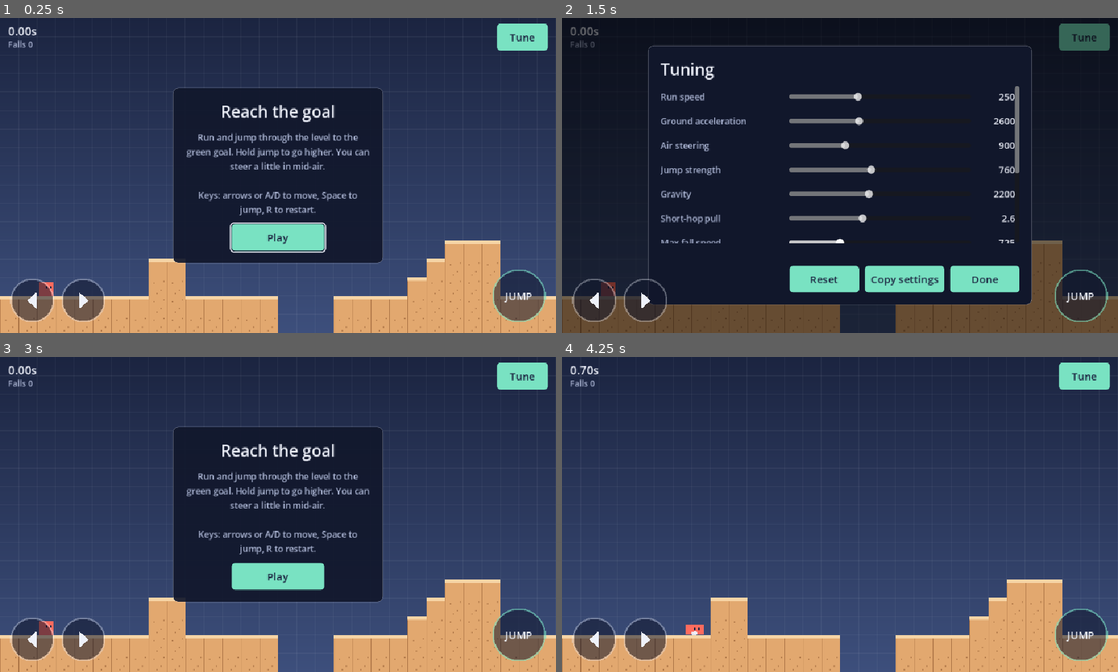
Above: before the commit, frames 1-4 (two rows, left to right).
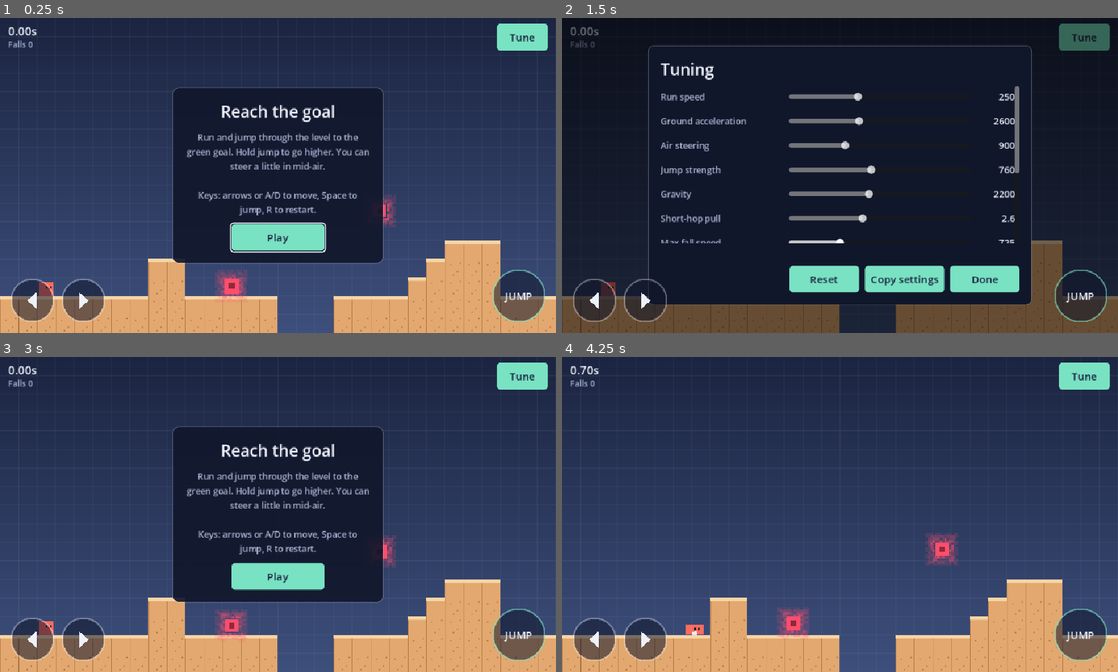
Above: after the commit, the same moments.

Repository: Wut-Lab/Gdtest
Game: Godot game, scene res://scenes/main.tscn
The game is run twice, just before and just after one commit, with the same random seed, the same clock (stepped at 60 frames per second) and the same inputs.
Inputs (mouse positions are in pixels of both pictures, inside the frame that each line leads up to):
- Up to frame 1 (0.25 s): no input
- Up to frame 2 (1.5 s): click "Tune" at 0.5 s; click "Play" at 1.25 s
- Up to frame 3 (3 s): click "Play" at 2 s; click "Done" at 2.75 s
- Up to frame 4 (4.25 s): move the mouse to (962, 498) at 3.52 s; hold Right (move_right) from 3.53 s (still down); hold Space (jump) from 3.53 s (still down); click (962, 498) at 3.67 s

The runs differ from the first frame. In frame 1, 2.8% of the frame differs, in the area x 1-99%, y 22-100%; in frame 2, 1.0%; in frame 3, 2.8%; in frame 4, 1.5%.

Commit message:
Fill the screen on any device; add red, yellow and blue teleporters
- Stretch aspect expand: no black bars. Upright phones switch to a 544x960 base
  and zoom the camera so the level stays a playable size. Touch buttons follow
  the screen corners; the camera has no top limit so the ground stays at the
  bottom on tall screens.
- Teleporter pads (1/2/3 in level text): goal-style core with a pixelated,
  shimmering glow. Each color links its pair, keeps the player's velocity, and
  the arrival pad stays off until the player steps away. A lone pad is dormant.
- Level 1 uses all three: red skips the first pit, yellow lifts you to the
  second floating platform, blue drops you onto the goal. Arrival pads float
  off the main route so walking past never sends you back.
- Level editor: warp tiles and warnings for unpaired or extra pads.
- Clear ledge-grace time on teleport; bot logs teleports.

Co-Authored-By: Claude Opus 5.5 <noreply@anthropic.com>
Claude-Session: https://claude.ai/code/session_013BExeN3Av7UrPxUm7ac5Ht

Diff:
--- a/levels/level_01.tscn
+++ b/levels/level_01.tscn
@@ -1,20 +1,22 @@
 [gd_scene format=3]
 
-[ext_resource type="Script" path="res://scripts/level.gd" id="1_gg43x"]
-[ext_resource type="TileSet" path="res://art/tileset.tres" id="2_mllcm"]
-[ext_resource type="PackedScene" path="res://scenes/goal.tscn" id="3_q7ibo"]
-[ext_resource type="Script" path="res://scripts/goal.gd" id="4_cg8v6"]
+[ext_resource type="Script" path="res://scripts/level.gd" id="1_mllcm"]
+[ext_resource type="PackedScene" path="res://scenes/teleporter.tscn" id="2_q7ibo"]
+[ext_resource type="TileSet" path="res://art/tileset.tres" id="3_cg8v6"]
+[ext_resource type="PackedScene" path="res://scenes/goal.tscn" id="4_j0sdw"]
+[ext_resource type="Script" path="res://scripts/goal.gd" id="5_jy02f"]
 
-[node name="Level01" type="Node2D" unique_id=1461155761]
-script = ExtResource("1_gg43x")
+[node name="Level01" type="Node2D" unique_id=2133621595]
+script = ExtResource("1_mllcm")
 map_file = "res://levels/level_01.txt"
+teleporter_scene = ExtResource("2_q7ibo")
 
-[node name="Ground" type="TileMapLayer" parent="." unique_id=954399872]
-tile_set = ExtResource("2_mllcm")
+[node name="Ground" type="TileMapLayer" parent="." unique_id=1555989535]
+tile_set = ExtResource("3_cg8v6")
 
-[node name="Start" type="Marker2D" parent="." unique_id=2036915285]
+[node name="Start" type="Marker2D" parent="." unique_id=1882462106]
 position = Vector2(80, 468)
 
-[node name="Goal" type="Area2D" parent="." unique_id=194346379 instance=ExtResource("3_q7ibo")]
+[node name="Goal" type="Area2D" parent="." unique_id=425612406 instance=ExtResource("4_j0sdw")]
 position = Vector2(2832, 334)
-script = ExtResource("4_cg8v6")
+script = ExtResource("5_jy02f")
--- a/project.godot
+++ b/project.godot
@@ -21,6 +21,7 @@
 window/size/viewport_width=960
 window/size/viewport_height=544
 window/stretch/mode="canvas_items"
+window/stretch/aspect="expand"
 window/handheld/orientation=4
 
 [input]
--- a/scenes/goal.tscn
+++ b/scenes/goal.tscn
@@ -5,8 +5,8 @@
 [sub_resource type="RectangleShape2D" id="RectangleShape2D_sx1j4"]
 size = Vector2(24, 24)
 
-[node name="Goal" type="Area2D" unique_id=194346379]
+[node name="Goal" type="Area2D" unique_id=425612406]
 script = ExtResource("1_jbojv")
 
-[node name="CollisionShape2D" type="CollisionShape2D" parent="." unique_id=1086512237]
+[node name="CollisionShape2D" type="CollisionShape2D" parent="." unique_id=374717500]
 shape = SubResource("RectangleShape2D_sx1j4")
--- a/scenes/hud.tscn
+++ b/scenes/hud.tscn
@@ -4,11 +4,11 @@
 [ext_resource type="Theme" path="res://art/ui_theme.tres" id="2_6fi6k"]
 [ext_resource type="Script" path="res://scripts/tuning_panel.gd" id="3_uo2fv"]
 
-[node name="HUD" type="CanvasLayer" unique_id=1545665246]
+[node name="HUD" type="CanvasLayer" unique_id=1189703492]
 process_mode = 3
 script = ExtResource("1_5ysmq")
 
-[node name="Root" type="Control" parent="." unique_id=460016863]
+[node name="Root" type="Control" parent="." unique_id=1531751814]
 layout_mode = 3
 anchors_preset = 15
 anchor_right = 1.0
@@ -16,7 +16,7 @@
 mouse_filter = 2
 theme = ExtResource("2_6fi6k")
 
-[node name="TimeLabel" type="Label" parent="Root" unique_id=482770451]
+[node name="TimeLabel" type="Label" parent="Root" unique_id=1674592352]
 unique_name_in_owner = true
 layout_mode = 0
 offset_left = 14.0
@@ -26,7 +26,7 @@
 theme_type_variation = &"StatLabel"
 text = "0.00s"
 
-[node name="FallsLabel" type="Label" parent="Root" unique_id=604352248]
+[node name="FallsLabel" type="Label" parent="Root" unique_id=1311657728]
 unique_name_in_owner = true
 layout_mode = 0
 offset_left = 14.0
@@ -36,26 +36,26 @@
 theme_type_variation = &"SmallLabel"
 text = "Falls 0"
 
-[node name="StartMenu" type="CenterContainer" parent="Root" unique_id=938277823]
+[node name="StartMenu" type="CenterContainer" parent="Root" unique_id=2141828800]
 unique_name_in_owner = true
 layout_mode = 0
 anchor_right = 1.0
 anchor_bottom = 1.0
 
-[node name="Panel" type="PanelContainer" parent="Root/StartMenu" unique_id=679902890]
+[node name="Panel" type="PanelContainer" parent="Root/StartMenu" unique_id=72017611]
 layout_mode = 2
 
-[node name="Box" type="VBoxContainer" parent="Root/StartMenu/Panel" unique_id=1344439376]
+[node name="Box" type="VBoxContainer" parent="Root/StartMenu/Panel" unique_id=84787759]
 layout_mode = 2
 theme_override_constants/separation = 14
 
-[node name="Title" type="Label" parent="Root/StartMenu/Panel/Box" unique_id=1339875692]
+[node name="Title" type="Label" parent="Root/StartMenu/Panel/Box" unique_id=1979405887]
 layout_mode = 2
 theme_type_variation = &"TitleLabel"
 text = "Reach the goal"
 horizontal_alignment = 1
 
-[node name="StartBody" type="Label" parent="Root/StartMenu/Panel/Box" unique_id=484684319]
+[node name="StartBody" type="Label" parent="Root/StartMenu/Panel/Box" unique_id=1318839684]
 unique_name_in_owner = true
 custom_minimum_size = Vector2(320, 0)
 layout_mode = 2
@@ -66,34 +66,34 @@
 horizontal_alignment = 1
 autowrap_mode = 3
 
-[node name="PlayButton" type="Button" parent="Root/StartMenu/Panel/Box" unique_id=206118991]
+[node name="PlayButton" type="Button" parent="Root/StartMenu/Panel/Box" unique_id=1357118927]
 unique_name_in_owner = true
 custom_minimum_size = Vector2(160, 44)
 layout_mode = 2
 size_flags_horizontal = 4
 text = "Play"
 
-[node name="WinMenu" type="CenterContainer" parent="Root" unique_id=2070114149]
+[node name="WinMenu" type="CenterContainer" parent="Root" unique_id=533613211]
 unique_name_in_owner = true
 visible = false
 layout_mode = 0
 anchor_right = 1.0
 anchor_bottom = 1.0
 
-[node name="Panel" type="PanelContainer" parent="Root/WinMenu" unique_id=886865295]
+[node name="Panel" type="PanelContainer" parent="Root/WinMenu" unique_id=1442260809]
 layout_mode = 2
 
-[node name="Box" type="VBoxContainer" parent="Root/WinMenu/Panel" unique_id=479683798]
+[node name="Box" type="VBoxContainer" parent="Root/WinMenu/Panel" unique_id=2086490521]
 layout_mode = 2
 theme_override_constants/separation = 14
 
-[node name="Title" type="Label" parent="Root/WinMenu/Panel/Box" unique_id=248526729]
+[node name="Title" type="Label" parent="Root/WinMenu/Panel/Box" unique_id=895581892]
 layout_mode = 2
 theme_type_variation = &"TitleLabel"
 text = "Goal reached"
 horizontal_alignment = 1
 
-[node name="ResultLabel" type="Label" parent="Root/WinMenu/Panel/Box" unique_id=828743970]
+[node name="ResultLabel" type="Label" parent="Root/WinMenu/Panel/Box" unique_id=2094290071]
 unique_name_in_owner = true
 custom_minimum_size = Vector2(320, 0)
 layout_mode = 2
@@ -102,14 +102,14 @@
 horizontal_alignment = 1
 autowrap_mode = 3
 
-[node name="AgainButton" type="Button" parent="Root/WinMenu/Panel/Box" unique_id=52083902]
+[node name="AgainButton" type="Button" parent="Root/WinMenu/Panel/Box" unique_id=577378178]
 unique_name_in_owner = true
 custom_minimum_size = Vector2(160, 44)
 layout_mode = 2
 size_flags_horizontal = 4
 text = "Play again"
 
-[node name="TuneButton" type="Button" parent="Root" unique_id=707438306]
+[node name="TuneButton" type="Button" parent="Root" unique_id=1223464221]
 unique_name_in_owner = true
 layout_mode = 0
 anchor_left = 1.0
@@ -121,7 +121,7 @@
 focus_mode = 0
 text = "Tune"
 
-[node name="TuningPanel" type="Control" parent="Root" unique_id=293248030]
+[node name="TuningPanel" type="Control" parent="Root" unique_id=1805080857]
 unique_name_in_owner = true
 anchors_preset = 0
 anchor_right = 1.0
--- a/scenes/main.tscn
+++ b/scenes/main.tscn
@@ -17,27 +17,27 @@
 height = 256
 fill_to = Vector2(0, 1)
 
-[node name="Main" type="Node" unique_id=1917044332]
+[node name="Main" type="Node" unique_id=513229366]
 script = ExtResource("1_o6xl0")
 level_scene = ExtResource("2_tipki")
 player_scene = ExtResource("3_85g3d")
 
-[node name="Background" type="CanvasLayer" parent="." unique_id=1613578386]
+[node name="Background" type="CanvasLayer" parent="." unique_id=295537445]
 layer = -1
 
-[node name="Sky" type="TextureRect" parent="Background" unique_id=1255815828]
+[node name="Sky" type="TextureRect" parent="Background" unique_id=1005665200]
 anchors_preset = 15
 anchor_right = 1.0
 anchor_bottom = 1.0
 texture = SubResource("GradientTexture2D_jkv2x")
 expand_mode = 1
 
-[node name="World" type="Node2D" parent="." unique_id=1180393093]
+[node name="World" type="Node2D" parent="." unique_id=1282220434]
 
-[node name="HUD" type="CanvasLayer" parent="." unique_id=1545665246 instance=ExtResource("4_choun")]
+[node name="HUD" type="CanvasLayer" parent="." unique_id=1189703492 instance=ExtResource("4_choun")]
 process_mode = 3
 script = ExtResource("5_ya4ey")
 
-[node name="TouchControls" type="CanvasLayer" parent="." unique_id=2062059144 instance=ExtResource("6_eb6dy")]
+[node name="TouchControls" type="CanvasLayer" parent="." unique_id=268614523 instance=ExtResource("6_eb6dy")]
 layer = 2
 script = ExtResource("7_trceg")
--- a/scenes/player.tscn
+++ b/scenes/player.tscn
@@ -8,18 +8,18 @@
 [sub_resource type="Gradient" id="Gradient_qhqgy"]
 colors = PackedColorArray(0.93333334, 0.94509804, 0.98039216, 0.9, 0.93333334, 0.94509804, 0.98039216, 0)
 
-[node name="Player" type="CharacterBody2D" unique_id=375092903]
+[node name="Player" type="CharacterBody2D" unique_id=1564714648]
 floor_snap_length = 4.0
 script = ExtResource("1_3vyb7")
 
-[node name="CollisionShape2D" type="CollisionShape2D" parent="." unique_id=907061958]
+[node name="CollisionShape2D" type="CollisionShape2D" parent="." unique_id=419329616]
 shape = SubResource("RectangleShape2D_g2els")
 
-[node name="Camera2D" type="Camera2D" parent="." unique_id=1757218816]
+[node name="Camera2D" type="Camera2D" parent="." unique_id=121314920]
 position_smoothing_enabled = true
 position_smoothing_speed = 8.0
 
-[node name="Dust" type="CPUParticles2D" parent="." unique_id=1464871790]
+[node name="Dust" type="CPUParticles2D" parent="." unique_id=878547768]
 position = Vector2(0, 12)
 emitting = false
 lifetime = 0.4
--- /dev/null
+++ b/scenes/teleporter.tscn
@@ -0,0 +1,12 @@
+[gd_scene format=3]
+
+[ext_resource type="Script" path="res://scripts/teleporter.gd" id="1_vurns"]
+
+[sub_resource type="RectangleShape2D" id="RectangleShape2D_pce0k"]
+size = Vector2(24, 24)
+
+[node name="Teleporter" type="Area2D" unique_id=1179825016]
+script = ExtResource("1_vurns")
+
+[node name="CollisionShape2D" type="CollisionShape2D" parent="." unique_id=906878290]
+shape = SubResource("RectangleShape2D_pce0k")
--- a/scenes/touch_controls.tscn
+++ b/scenes/touch_controls.tscn
@@ -15,13 +15,13 @@
 [sub_resource type="CircleShape2D" id="CircleShape2D_tve8x"]
 radius = 46.0
 
-[node name="TouchControls" type="CanvasLayer" unique_id=2062059144]
+[node name="TouchControls" type="CanvasLayer" unique_id=268614523]
 layer = 2
 script = ExtResource("1_c1tq5")
 
-[node name="Pad" type="Node2D" parent="." unique_id=2085735817]
+[node name="Pad" type="Node2D" parent="." unique_id=550650096]
 
-[node name="Left" type="TouchScreenButton" parent="Pad" unique_id=1362902179]
+[node name="Left" type="TouchScreenButton" parent="Pad" unique_id=321356249]
 position = Vector2(18, 450)
 texture_normal = ExtResource("2_pefoi")
 texture_pressed = ExtResource("3_mc04f")
@@ -29,11 +29,11 @@
 passby_press = true
 action = "move_left"
 
-[node name="Arrow" type="Polygon2D" parent="Pad/Left" unique_id=134597558]
+[node name="Arrow" type="Polygon2D" parent="Pad/Left" unique_id=1620543896]
 color = Color(0.93333334, 0.94509804, 0.98039216, 1)
 polygon = PackedVector2Array(29, 38, 45, 24, 45, 52)
 
-[node name="Right" type="TouchScreenButton" parent="Pad" unique_id=2021218250]
+[node name="Right" type="TouchScreenButton" parent="Pad" unique_id=942963783]
 position = Vector2(106, 450)
 texture_normal = ExtResource("2_pefoi")
 texture_pressed = ExtResource("3_mc04f")
@@ -41,11 +41,11 @@
 passby_press = true
 action = "move_right"
 
-[node name="Arrow" type="Polygon2D" parent="Pad/Right" unique_id=1253081185]
+[node name="Arrow" type="Polygon2D" parent="Pad/Right" unique_id=1687123038]
 color = Color(0.93333334, 0.94509804, 0.98039216, 1)
 polygon = PackedVector2Array(47, 38, 31, 24, 31, 52)
 
-[node name="Jump" type="TouchScreenButton" parent="Pad" unique_id=798281562]
+[node name="Jump" type="TouchScreenButton" parent="Pad" unique_id=1482721698]
 position = Vector2(850, 434)
 texture_normal = ExtResource("4_i7au1")
 texture_pressed = ExtResource("5_lkmae")
@@ -53,7 +53,7 @@
 passby_press = true
 action = "jump"
 
-[node name="Label" type="Label" parent="Pad/Jump" unique_id=461043883]
+[node name="Label" type="Label" parent="Pad/Jump" unique_id=1375332112]
 offset_right = 92.0
 offset_bottom = 92.0
 theme_override_font_sizes/font_size = 18
--- a/scripts/level.gd
+++ b/scripts/level.gd
@@ -6,6 +6,7 @@
 ## Text map characters, one per 32 px tile:
 ##   .  empty        #  ground        =  floating platform (jump up through it)
 ##   R  rubber       P  player start  G  goal
+##   1  red teleport     2  yellow teleport     3  blue teleport   (each color links its pair)
 
 signal goal_reached
 
@@ -14,11 +15,14 @@
 const ATLAS_GROUND_FILL := Vector2i(1, 0)
 const ATLAS_PLATFORM := Vector2i(2, 0)
 const ATLAS_RUBBER := Vector2i(3, 0)
+const TELEPORT_COLORS := {"1": "red", "2": "yellow", "3": "blue"}
 
 @export_file("*.txt") var map_file := ""
+@export var teleporter_scene: PackedScene
 @export var grid_color := Color(0.93, 0.95, 0.98, 0.05)
 
 var _walls: Array[CollisionShape2D] = []
+var _teleporters: Node2D
 
 @onready var ground: TileMapLayer = $Ground
 @onready var start: Marker2D = $Start
@@ -34,6 +38,9 @@
 		body.add_child(col)
 		add_child(body)
 		_walls.append(col)
+	_teleporters = Node2D.new()
+	_teleporters.name = "Teleporters"
+	add_child(_teleporters)
 	if map_file != "":
 		load_map_text(FileAccess.get_file_as_string(map_file))
 	else:
@@ -46,6 +53,7 @@
 	var cells := {}
 	var start_cell := Vector2i(-1, -1)
 	var goal_cell := Vector2i(-1, -1)
+	var pads := {}   # color name -> Array of cells, in reading order
 	var lines := text.replace("\r", "").split("\n")
 	for y in lines.size():
 		var line: String = lines[y]
@@ -58,6 +66,11 @@
 					start_cell = Vector2i(x, y)
 				"G":
 					goal_cell = Vector2i(x, y)
+				"1", "2", "3":
+					var color_name: String = TELEPORT_COLORS[ch]
+					if not pads.has(color_name):
+						pads[color_name] = []
+					pads[color_name].append(Vector2i(x, y))
 	for cell in cells:
 		ground.set_cell(cell, 0, _atlas_for(cells, cell))
 
@@ -70,8 +83,34 @@
 	else:
 		goal.hide()
 		goal.set_deferred("monitoring", false)
+	_place_teleporters(pads)
 	_update_walls()
 	queue_redraw()
+
+
+## Pads float in their cell like the goal. Each pad links to the next one of its color
+## (with two pads, that's each other); a pad with no partner stays dormant.
+func _place_teleporters(pads: Dictionary) -> void:
+	for child in _teleporters.get_children():
+		_teleporters.remove_child(child)
+		child.queue_free()
+	if teleporter_scene == null:
+		return
+	for color_name in pads:
+		var group: Array[Teleporter] = []
+		for cell in pads[color_name]:
+			var t := teleporter_scene.instantiate() as Teleporter
+			t.color_name = color_name
+			t.position = Vector2(cell.x * T + T / 2.0, (cell.y + 1) * T - 18.0)
+			_teleporters.add_child(t)
+			group.append(t)
+		if group.size() >= 2:
+			for i in group.size():
+				group[i].partner = group[(i + 1) % group.size()]
+
+
+func get_teleporters() -> Array[Node]:
+	return _teleporters.get_children()
 
 
 func _atlas_for(cells: Dictionary, cell: Vector2i) -> Vector2i:
--- a/scripts/main.gd
+++ b/scripts/main.gd
@@ -33,15 +33,34 @@
 	hud.tuning_panel.player = player
 	hud.set_stats(0.0, 0)
 	hud.show_start()
+	get_viewport().size_changed.connect(_on_screen_changed)
+	_on_screen_changed()
 	_setup_web_bridge()
 
 
+## Fill any screen. Landscape uses a 960×544 base; an upright phone switches to 544×960 so the
+## menus and buttons stay a readable size, and the camera zooms in so you see about 24 rows
+## (the level plus some sky) instead of a thin strip.
+func _on_screen_changed() -> void:
+	var win := get_window()
+	var portrait := win.size.y > win.size.x
+	var base := Vector2i(544, 960) if portrait else Vector2i(960, 544)
+	if win.content_scale_size != base:
+		win.content_scale_size = base   # fires size_changed again, which lands below
+		return
+	var visible := get_viewport().get_visible_rect().size
+	var z := maxf(1.0, visible.y / 760.0)
+	player.camera.zoom = Vector2(z, z)
+
+
 ## Keep the camera inside the level, and treat falling below it as a fall.
+## The game fills any screen shape, so there's no top limit: on a tall screen the ground stays
+## at the bottom and you see more sky.
 func _fit_to_level() -> void:
 	var b := level.get_bounds()
 	player.camera.limit_left = int(b.position.x)
 	player.camera.limit_right = int(b.end.x)
-	player.camera.limit_top = int(b.position.y)
+	player.camera.limit_top = -100000
 	player.camera.limit_bottom = int(b.end.y)
 	player.fall_limit_y = b.end.y + 80.0
 
--- a/scripts/player.gd
+++ b/scripts/player.gd
@@ -5,6 +5,7 @@
 
 signal fell
 signal bounced
+signal teleported
 
 const SIZE := 24.0
 
@@ -68,6 +69,17 @@
 	_was_on_floor = true
 	_bouncing = false
 	camera.reset_smoothing()
+
+
+## Move to a teleport pad, keeping the current velocity.
+func teleport_to(pos: Vector2) -> void:
+	global_position = pos
+	_coyote = 0.0          # you arrive in the air: no ledge-grace jump carried over
+	_was_on_floor = false
+	camera.reset_smoothing()
+	_squash = Vector2(0.6, 1.4)
+	_puff()
+	teleported.emit()
 
 
 ## Current squash/stretch scale, for tests.
--- /dev/null
+++ b/scripts/teleporter.gd
@@ -0,0 +1,82 @@
+class_name Teleporter
+extends Area2D
+## A teleport pad. Touching it sends the player to its partner pad of the same color,
+## keeping their speed and direction. The pad you arrive on stays inactive until you step off,
+## so you don't bounce straight back.
+
+signal used
+
+const COLORS := {
+	"red": Color("ff4d6d"),
+	"yellow": Color("ffd23f"),
+	"blue": Color("4da3ff"),
+}
+const PIXEL := 4.0          # size of one glow "pixel"
+const CORE := 12.0          # half-size of the solid square (same as the goal)
+
+@export_enum("red", "yellow", "blue") var color_name := "red"
+
+var partner: Teleporter
+var armed := true
+
+var _t := 0.0
+var _flash := 0.0
+
+
+func _ready() -> void:
+	_t = randf() * 10.0
+	body_entered.connect(_on_body_entered)
+	body_exited.connect(_on_body_exited)
+
+
+func _on_body_entered(body: Node2D) -> void:
+	if not (body is Player) or not armed or partner == null:
+		return
+	partner.armed = false
+	(body as Player).call_deferred("teleport_to", partner.global_position)
+	flash()
+	partner.flash()
+	used.emit()
+
+
+func _on_body_exited(body: Node2D) -> void:
+	if body is Player:
+		armed = true
+
+
+func flash() -> void:
+	_flash = 1.0
+
+
+func _process(delta: float) -> void:
+	_t += delta
+	_flash = maxf(_flash - delta * 2.5, 0.0)
+	queue_redraw()
+
+
+func _draw() -> void:
+	var c: Color = COLORS.get(color_name, Color.WHITE)
+	var strength := 1.0 if partner != null else 0.35   # a pad with no partner looks dormant
+	var bob := Vector2(0, sin(_t * 2.5) * 2.0)
+
+	# Pixelated glow: a square halo of 4 px blocks whose brightness falls off with distance
+	# and shimmers block by block. Alpha is stepped so it reads as pixel art.
+	var reach := 30.0 + _flash * 16.0
+	var n := int(ceil(reach / PIXEL))
+	for gy in range(-n, n):
+		for gx in range(-n, n):
+			var center := Vector2((gx + 0.5) * PIXEL, (gy + 0.5) * PIXEL)
+			var d := maxf(absf(center.x), absf(center.y))
+			if d < CORE + 1.0 or d > reach:
+				continue
+			var falloff := 1.0 - (d - CORE) / (reach - CORE)
+			var shimmer := 0.5 + 0.5 * sin(_t * 5.0 + gx * 1.7 + gy * 2.3 + sin(gx * gy * 0.9) * 3.0)
+			var a := snappedf(falloff * (0.25 + 0.55 * shimmer) * strength + _flash * 0.3, 0.15)
+			if a < 0.1:
+				continue
+			draw_rect(Rect2(bob + center - Vector2(PIXEL, PIXEL) / 2.0, Vector2(PIXEL, PIXEL)), Color(c, minf(a, 0.9)))
+
+	# Core: the same pulsing square as the goal, with a darker center like an opening.
+	var pulse := 1.0 + sin(_t * 4.0) * 0.08 + _flash * 0.25
+	draw_rect(Rect2(bob - Vector2(CORE, CORE) * pulse, Vector2(CORE, CORE) * 2.0 * pulse), Color(c, strength))
+	draw_rect(Rect2(bob - Vector2(5, 5) * pulse, Vector2(10, 10) * pulse), Color(c.darkened(0.45), strength))
--- a/scripts/touch_controls.gd
+++ b/scripts/touch_controls.gd
@@ -1,12 +1,30 @@
 extends CanvasLayer
 ## On-screen buttons. They show on touchscreens, or as soon as a touch is seen.
 ## Each button presses an Input Map action, so the player code doesn't know about touch.
+## The buttons stay in the screen's bottom corners whatever its shape.
+
+const MARGIN := 18.0
+const GAP := 12.0
 
 @onready var pad: Node2D = $Pad
+@onready var left: TouchScreenButton = $Pad/Left
+@onready var right: TouchScreenButton = $Pad/Right
+@onready var jump: TouchScreenButton = $Pad/Jump
 
 
 func _ready() -> void:
 	pad.visible = DisplayServer.is_touchscreen_available()
+	get_viewport().size_changed.connect(_layout)
+	_layout()
+
+
+func _layout() -> void:
+	var size := get_viewport().get_visible_rect().size
+	var small := left.texture_normal.get_size()
+	var big := jump.texture_normal.get_size()
+	left.position = Vector2(MARGIN, size.y - MARGIN - small.y)
+	right.position = Vector2(MARGIN + small.x + GAP, size.y - MARGIN - small.y)
+	jump.position = Vector2(size.x - MARGIN - big.x, size.y - MARGIN - big.y)
 
 
 func _input(event: InputEvent) -> void:
--- a/tools/bot.gd
+++ b/tools/bot.gd
@@ -7,6 +7,7 @@
 var frame := 0
 var hold := 0
 var bounces := 0
+var teleports := 0
 var puffs := 0
 var min_squash_y := 1.0
 var max_squash_y := 1.0
@@ -31,6 +32,9 @@
 	if frame == 5:
 		main.new_run()
 		main.player.bounced.connect(func() -> void: bounces += 1)
+		main.player.teleported.connect(func() -> void:
+			teleports += 1
+			print("  teleported to x=%.0f y=%.0f" % [main.player.position.x, main.player.position.y]))
 		Input.action_press("move_right")
 	if frame < 5:
 		return false
@@ -70,7 +74,7 @@
 	_dust_was_emitting = emitting
 
 	if main.state == main.State.WON:
-		print("RESULT: WON in %.2fs, falls %d, rubber bounces %d" % [main.run_time, main.falls, bounces])
+		print("RESULT: WON in %.2fs, falls %d, rubber bounces %d, teleports %d" % [main.run_time, main.falls, bounces, teleports])
 		print("ANIM: stretch up to %.2f, squash down to %.2f, dust puffs %d" % [max_squash_y, min_squash_y, puffs])
 		quit(0)
 		return true
--- a/tools/build_scenes.gd
+++ b/tools/build_scenes.gd
@@ -20,6 +20,7 @@
 	_check(ResourceSaver.save(_make_theme(), "res://art/ui_theme.tres"), "theme")
 	_save_scene(_player_scene(), "res://scenes/player.tscn")
 	_save_scene(_goal_scene(), "res://scenes/goal.tscn")
+	_save_scene(_teleporter_scene(), "res://scenes/teleporter.tscn")
 	_save_scene(_hud_scene(), "res://scenes/hud.tscn")
 	_save_scene(_touch_scene(), "res://scenes/touch_controls.tscn")
 	_save_scene(_level_scene(), "res://levels/level_01.tscn")
@@ -91,6 +92,8 @@
 			events.append(jm)
 		ProjectSettings.set_setting("input/" + action, {"deadzone": 0.3, "events": events})
 	ProjectSettings.set_setting("application/run/main_scene", "res://scenes/main.tscn")
+	# Fill any screen shape: the shorter side shows 544 px of level, the longer side shows more.
+	ProjectSettings.set_setting("display/window/stretch/aspect", "expand")
 	ProjectSettings.set_setting("application/config/description", "A small platformer: run and jump to the goal.")
 	_check(ProjectSettings.save(), "project.godot")
 
@@ -219,6 +222,19 @@
 	return g
 
 
+func _teleporter_scene() -> Node:
+	var t := Area2D.new()
+	t.name = "Teleporter"
+	t.set_script(load("res://scripts/teleporter.gd"))
+	var col := CollisionShape2D.new()
+	col.name = "CollisionShape2D"
+	var shape := RectangleShape2D.new()
+	shape.size = Vector2(24, 24)
+	col.shape = shape
+	t.add_child(col)
+	return t
+
+
 func _hud_scene() -> Node:
 	var hud := CanvasLayer.new()
 	hud.name = "HUD"
@@ -387,6 +403,7 @@
 	level.add_child(ground)
 	# The layout lives in a text map; the level paints Ground from it when it loads.
 	level.set("map_file", "res://levels/level_01.txt")
+	level.set("teleporter_scene", load("res://scenes/teleporter.tscn"))
 
 	var start := Marker2D.new()
 	start.name = "Start"
Not shown, changed: levels/level_01.txt
Not shown, added: scripts/teleporter.gd.uid
Not shown, changed: CLAUDE.md
